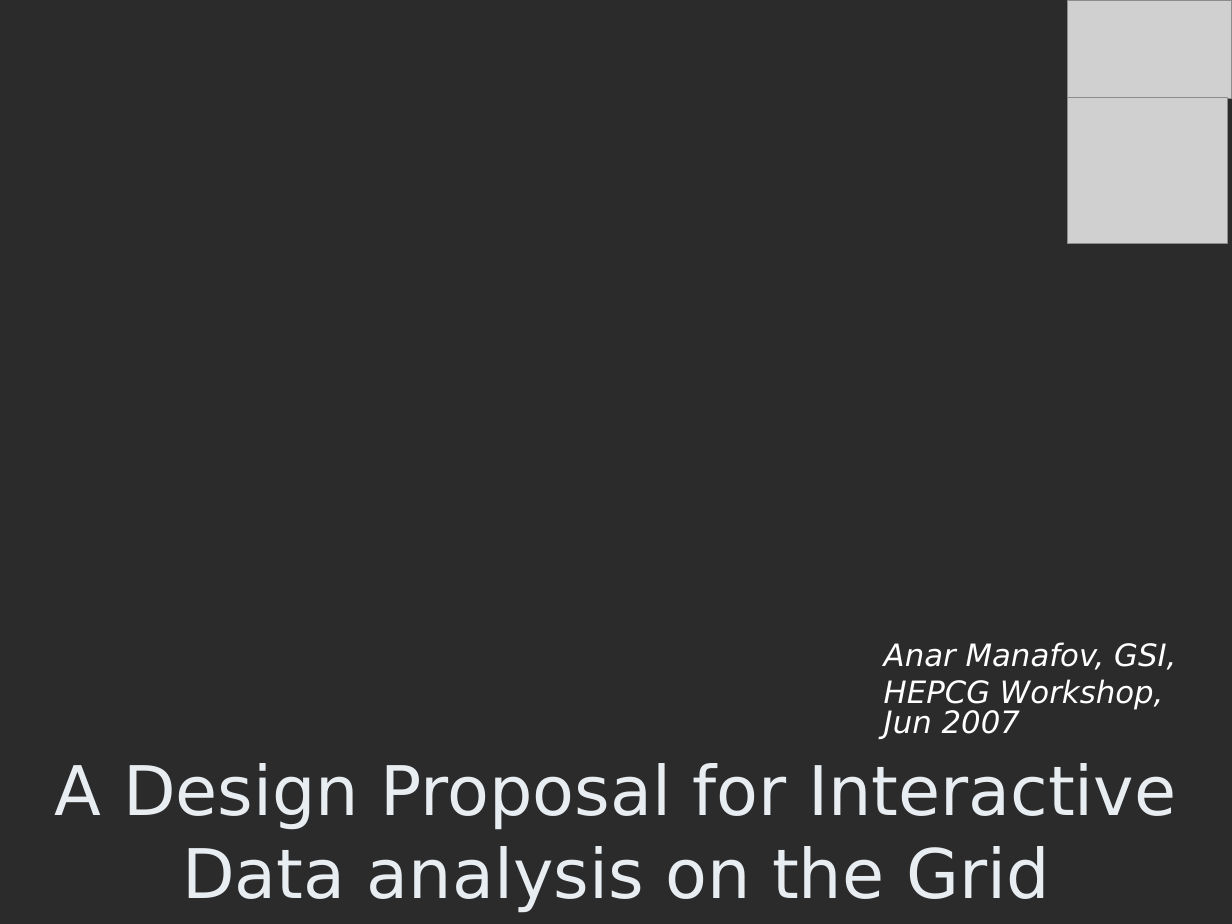
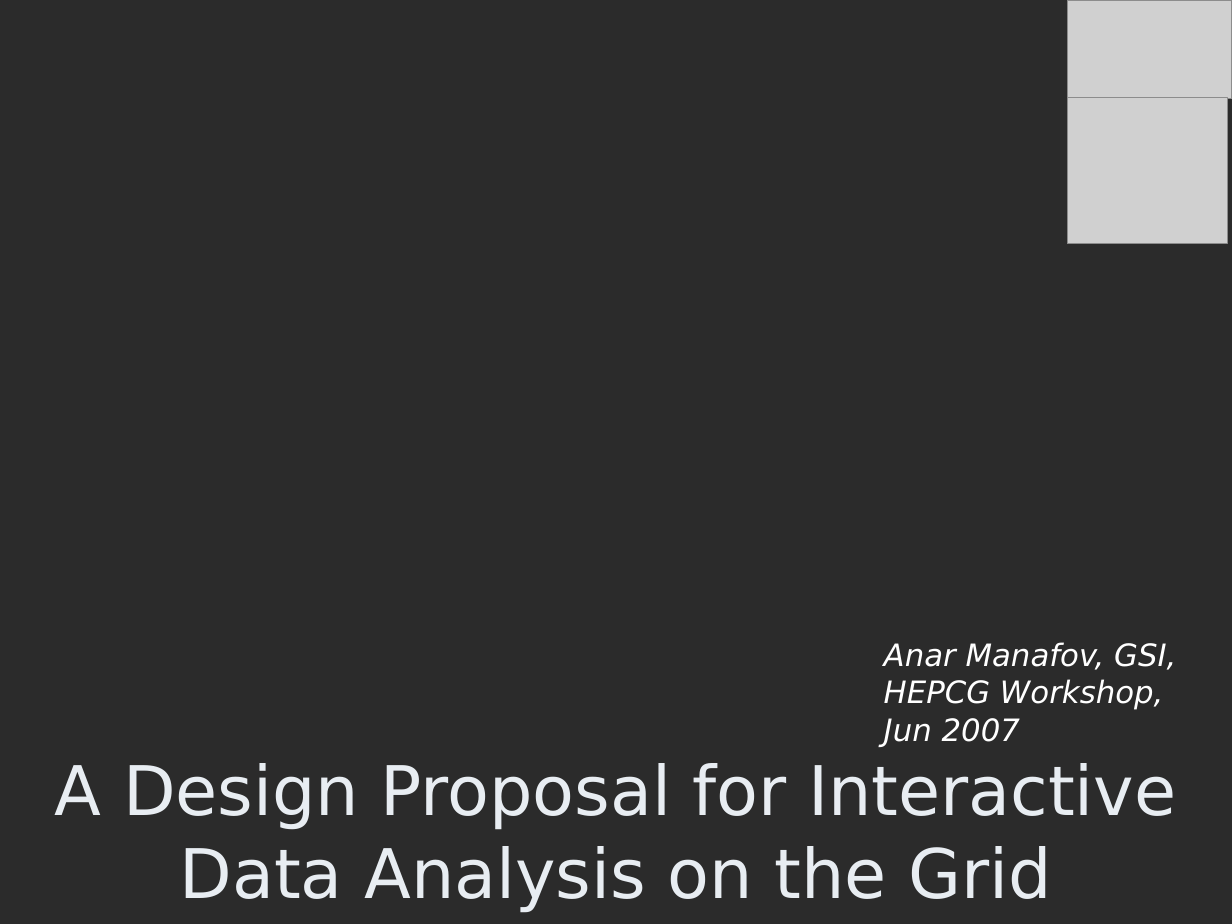
Before and after one commit to AnarManafov/PoDDocumentation, a slide deck: slide 1 of HEPCG-Workshops/2007-Jun/HEPCG-Workshops-2007-Jun(GSI).ppt. Drawn at 1232x924 pixels with LibreOffice and Linux fonts; fonts in the diff are those of the drawing; grey boxes stand for pictures; background and template pictures are left out; a plain dark background stands for a picture behind light text. Boxes give left, top, right and bottom in pixels: in the first picture for what was removed or moved away, otherwise in the second. Text is boxed around its words. In the diff, an @@ line names an element or a change of style, - is before the commit and + after.

```diff
--- a/HEPCG-Workshops/2007-Jun/HEPCG-Workshops-2007-Jun(GSI).ppt
+++ b/HEPCG-Workshops/2007-Jun/HEPCG-Workshops-2007-Jun(GSI).ppt
@@ subtitle at <box>884,679,1163,746</box>: text changed @@
-  HEPCG Workshop, Jun 2007
+  HEPCG Workshop,
+  Jun 2007
@@ title at <box>55,763,1176,912</box>: text changed @@
-A Design Proposal for Interactive Data analysis on the Grid
+A Design Proposal for Interactive Data Analysis on the Grid
```
Also in this commit, not shown: 3 other slides changed, 1 other file.
